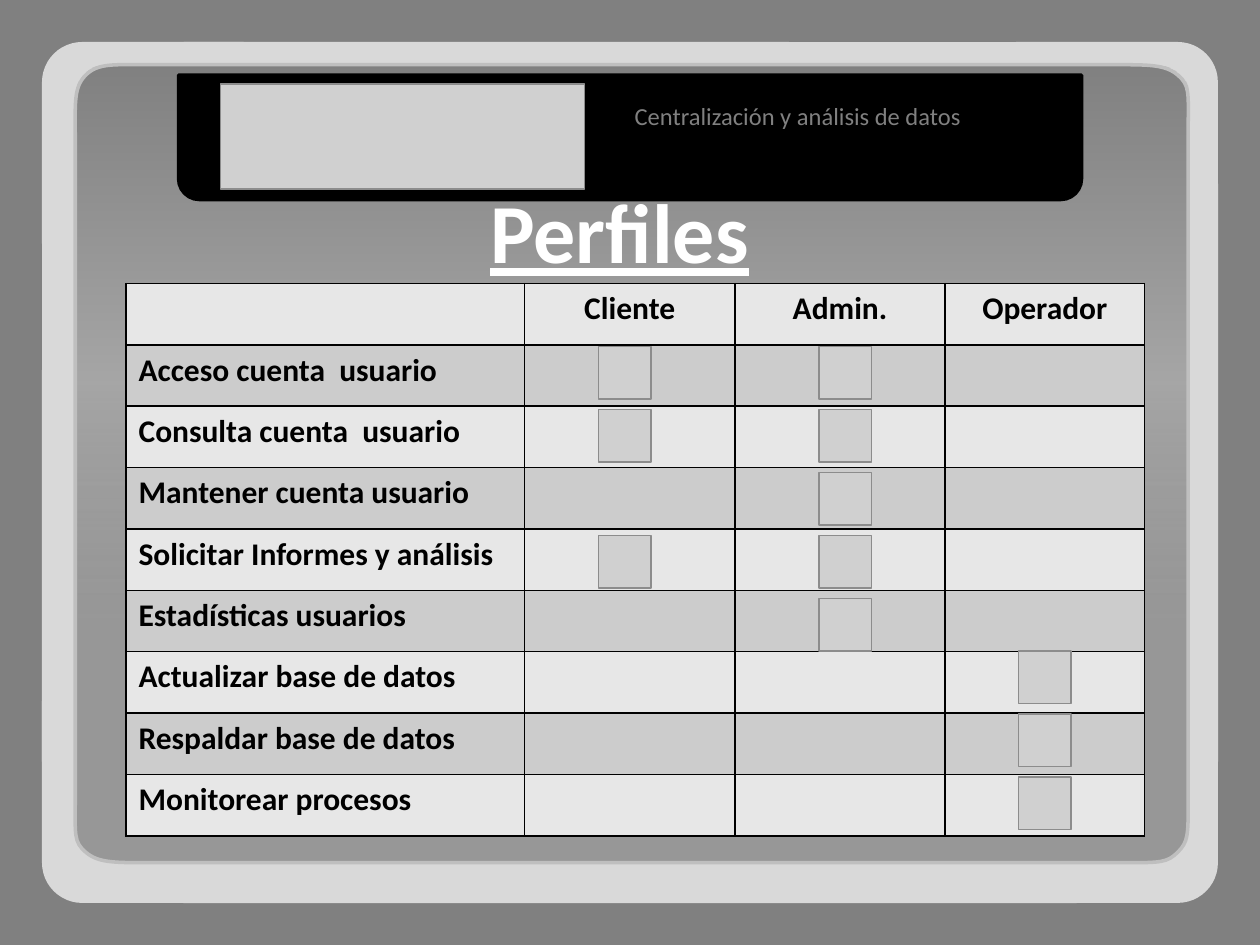
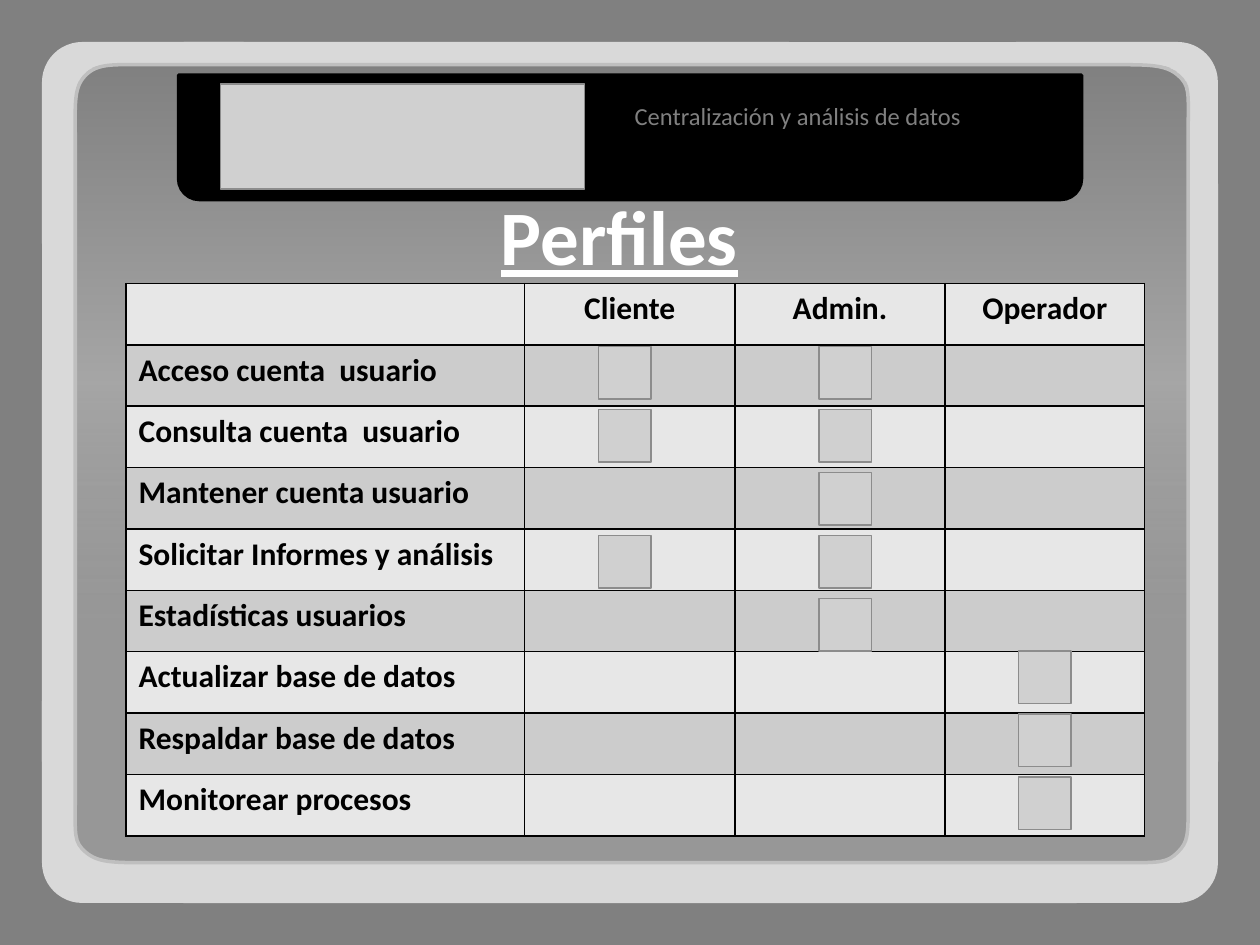
Before and after one commit to adrianachelotti/tallerdesarrollo1ero2011, a slide deck: slide 4 of Presentacion/Tecnica/Presentacion Tecnica.pptx. Drawn at 1260x945 pixels with LibreOffice and Linux fonts; fonts in the diff are those of the drawing; grey boxes stand for pictures. Boxes give left, top, right and bottom in pixels: in the first picture for what was removed or moved away, otherwise in the second. Text is boxed around its words. In the diff, an @@ line names an element or a change of style, - is before the commit and + after.

```diff
--- a/Presentacion/Tecnica/Presentacion Tecnica.pptx
+++ b/Presentacion/Tecnica/Presentacion Tecnica.pptx
@@ text "Perfiles" at [501, 211, 738, 284]: size 48 to 44 pt @@
```
Also in this commit, not shown: 3 other slides changed, 2 other files.
